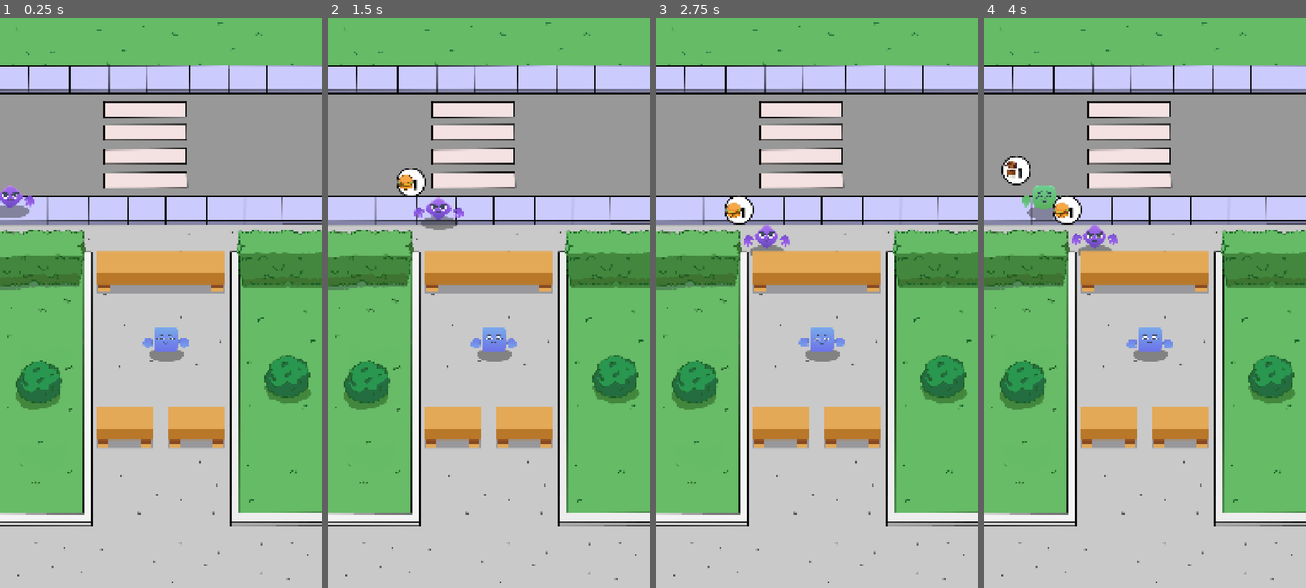
Above: before the commit, frames 1-4 (left to right).
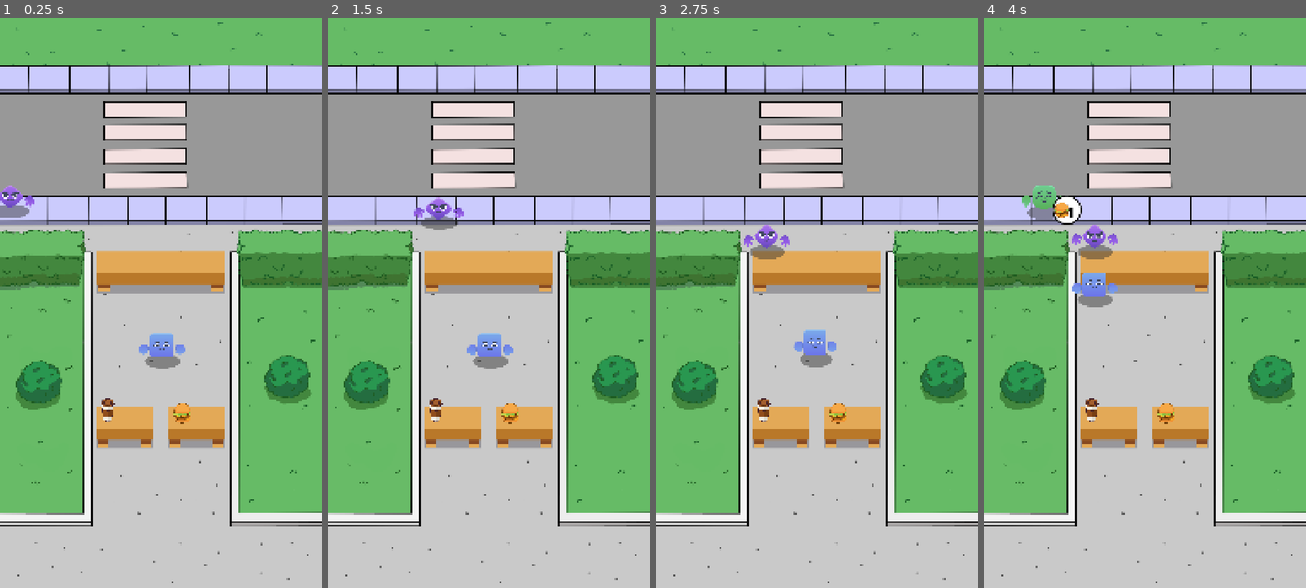
Above: after the commit, the same moments.

Repository: Thioalejo/IdleTycoon
Game: Godot game, scene res://scenes/game/game.tscn
Same seed, same stepped clock (60 frames per second), same inputs: the game is played once before the commit and once after it.
Inputs:
- Up to frame 1 (0.25 s): no input
- Up to frame 2 (1.5 s): no input
- Up to frame 3 (2.75 s): no input
- Up to frame 4 (4 s): no input

The runs differ from the first frame. In frame 1, 0.8% of the frame differs, in the area x 31-60%, y 54-72%; in frame 2, 1.2%; in frame 3, 1.3%; in frame 4, 1.9%, in the area x 5-60%, y 24-72%.

Commit message:
Se implementa atencion de los Customers por el Cashier, este se mueve a la mesa apenas detecte que llego un cliente

Diff:
--- a/autoloads/game_manager.gd
+++ b/autoloads/game_manager.gd
@@ -1,4 +1,6 @@
 extends Node
+
+signal _on_customer_request(customer: Customer)
 
 @export var coffee: Item
 @export var burger: Item
--- a/scenes/cashier/cashier.gd
+++ b/scenes/cashier/cashier.gd
@@ -6,10 +6,25 @@
 
 @onready var animation_player: AnimationPlayer = $AnimationPlayer
 
+var current_customer: Customer
+var counter_pos:Vector2
+
+func set_customer(customer: Customer) -> void:
+	current_customer = customer
+	customer.being_served = true
+	counter_pos = Vector2(customer.position.x, customer.position.y + 160)
+
+func take_order() -> void:
+	move_to_customer()
+	await get_tree().create_timer(1.1).timeout
+	current_customer.show_request()
+	#mover a realizar el pedido
+	move_to_item_position()
+
+
 func move_to_customer() -> void:
-	#TODO
-	#Create un Twenn
-	#Move
+	var tween := create_tween()
+	tween.tween_property(self, "position", counter_pos, 1.0)
 	animation_player.play("move_animation")
 
 func move_to_item_position() -> void:
--- a/scenes/cashier/cashier.tscn
+++ b/scenes/cashier/cashier.tscn
@@ -136,6 +136,7 @@
 }
 
 [node name="Cashier" type="Node2D"]
+z_index = 1
 script = ExtResource("1_erpnb")
 
 [node name="visuals" type="Node2D" parent="."]
--- a/scenes/customer/customer.gd
+++ b/scenes/customer/customer.gd
@@ -17,12 +17,13 @@
 var current_order_status: int
 
 var counter_pos: Vector2
+#Para validar si cliente ya esta siendo atendido
+var being_served: bool
 
 func init_custmer(item: Item, quantity: int) -> void:
 		request_item = item
 		request_quantity = quantity
 		current_order_status= quantity
-		show_request()
 
 
 func set_sprites(data: CuestomerData) -> void:
@@ -48,4 +49,8 @@
 	tween.tween_interval(0.2)
 	tween.tween_property(self,"position",counter_pos,1.0)
 	tween.tween_interval(0.5)
-	tween.finished.connect(func():animation_player.play("idle_animation"))
+	tween.finished.connect(
+		func():
+			animation_player.play("idle_animation")
+			GameManager._on_customer_request.emit(self)
+			)
--- a/scenes/game/game.tscn
+++ b/scenes/game/game.tscn
@@ -1,9 +1,11 @@
-[gd_scene load_steps=14 format=3 uid="uid://b5ve8o8ls1csd"]
+[gd_scene load_steps=17 format=3 uid="uid://b5ve8o8ls1csd"]
 
 [ext_resource type="Texture2D" uid="uid://v0jpxa38qg6n" path="res://Assets/Sprites/Fondo.png" id="1_0sr1o"]
 [ext_resource type="Texture2D" uid="uid://x5xid1e75k7l" path="res://Assets/Sprites/Counter.png" id="2_kelw5"]
 [ext_resource type="Texture2D" uid="uid://8caoi1x6schs" path="res://Assets/Sprites/Counter_half.png" id="3_lfrn8"]
+[ext_resource type="Texture2D" uid="uid://n10lbbye572a" path="res://Assets/Sprites/UI/Coffee.png" id="4_3xj4h"]
 [ext_resource type="PackedScene" uid="uid://d1ca60jhni686" path="res://scenes/cashier/cashier.tscn" id="4_kelw5"]
+[ext_resource type="Texture2D" uid="uid://bu3emprlo13yj" path="res://Assets/Sprites/UI/Burger.png" id="5_5v6r0"]
 [ext_resource type="Script" uid="uid://c0j8k2r6er52n" path="res://scenes/manager/customer_manager.gd" id="5_lfrn8"]
 [ext_resource type="Script" uid="uid://cf2ni3xdwn4xu" path="res://data/customer_data.gd" id="6_kp23o"]
 [ext_resource type="Resource" uid="uid://pnxwbjm6fdcd" path="res://data/customer_gree.tres" id="7_5jirj"]
@@ -13,6 +15,7 @@
 [ext_resource type="Resource" uid="uid://dvtm775xbp3rp" path="res://data/customer_yellow.tres" id="11_3xj4h"]
 [ext_resource type="PackedScene" uid="uid://bbkm7epkrfhnm" path="res://scenes/customer/customer.tscn" id="12_5jirj"]
 [ext_resource type="Script" uid="uid://cjrfwuo8arcd2" path="res://scenes/manager/counter_manager.gd" id="13_vaxfo"]
+[ext_resource type="Script" uid="uid://dvgw5i1s7p0mj" path="res://scenes/manager/cashier_manager.gd" id="14_ftsea"]
 
 [node name="Game" type="Node2D"]
 
@@ -32,14 +35,21 @@
 scale = Vector2(0.8, 0.9)
 texture = ExtResource("3_lfrn8")
 
+[node name="Sprite2D" type="Sprite2D" parent="CoffeeCounter"]
+position = Vector2(-71.25, -65.5555)
+scale = Vector2(0.35, 0.35)
+texture = ExtResource("4_3xj4h")
+
 [node name="BurgerCounter" type="Sprite2D" parent="."]
 z_index = 1
 position = Vector2(657, 1382)
 scale = Vector2(0.8, 0.9)
 texture = ExtResource("3_lfrn8")
 
-[node name="Cashier" parent="." instance=ExtResource("4_kelw5")]
-position = Vector2(555, 1084)
+[node name="Sprite2D" type="Sprite2D" parent="BurgerCounter"]
+position = Vector2(-58.75, -55.5555)
+scale = Vector2(0.35, 0.35)
+texture = ExtResource("5_5v6r0")
 
 [node name="CustomerManager" type="Node" parent="." node_paths=PackedStringArray("spawn_positions")]
 script = ExtResource("5_lfrn8")
@@ -74,4 +84,13 @@
 [node name="Pos_3" type="Marker2D" parent="CounterManager"]
 position = Vector2(700, 740)
 
+[node name="CashierManager" type="Node" parent="." node_paths=PackedStringArray("spawn_pos")]
+script = ExtResource("14_ftsea")
+cashier_scene = ExtResource("4_kelw5")
+spawn_pos = NodePath("SpawnPos")
+
+[node name="SpawnPos" type="Marker2D" parent="CashierManager"]
+position = Vector2(542, 1106)
+rotation = 1.83994
+
 [connection signal="timeout" from="CustomerManager/SpawTimer" to="CustomerManager" method="_on_spaw_timer_timeout"]
--- /dev/null
+++ b/scenes/manager/cashier_manager.gd
@@ -0,0 +1,31 @@
+extends Node
+
+class_name CashierManager
+
+@export var cashier_scene: PackedScene
+@export var spawn_pos: Marker2D
+
+var cashier_list: Array[Cashier] = []
+
+func _ready() -> void:
+	GameManager._on_customer_request.connect(_on_customer_request)
+	add_cashier()
+
+func add_cashier() -> void:
+	var new_cashier: Cashier = cashier_scene.instantiate()
+	add_child(new_cashier)
+	new_cashier.position = spawn_pos.position
+	cashier_list.append(new_cashier)
+
+func _on_customer_request(customer: Customer) -> void:
+	var free_cashiers: Array = cashier_list.filter(func(x: Cashier):return x.current_customer == null)
+
+	#Si no hay free cashier se deuvelve y ya
+	if not free_cashiers:
+		return
+
+	#Si hay en la lista, entonces se crea una variable para escoger uno aleatoriamente
+	var  random_cashier: Cashier = free_cashiers.pick_random()
+	if random_cashier:
+		random_cashier.set_customer(customer)
+		random_cashier.take_order()
Not shown, added: scenes/manager/cashier_manager.gd.uid
